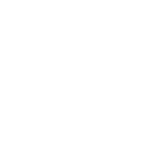
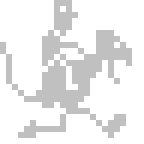
Layer changes from the first w=144, h=144 image to the second:
renamed "Layer 4" to "jaca-2x-01", hid it, painted on it over [0, 0, 132, 138]
renamed "Layer 1" to "jaca-2x-04", showed it, painted on it over [0, 0, 132, 138]
